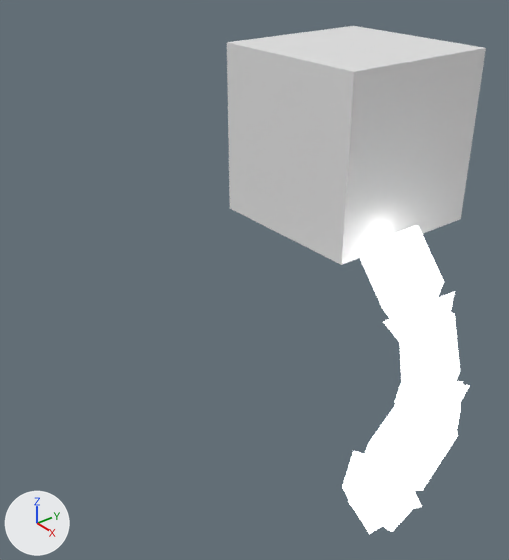
An edit to the Blender file Brazos.blend, drawn before and after from the same camera.
Both versions are drawn from a 50 mm lens placed at (4.58, -5.39, 3.18), pointed at (-0.46, -1.45, -0.22). The lights are fixed; the arrows at lower left show +X, +Y and +Z.

In view in the first picture: 'Cube', 'primer_brazo', 'segundo_brazo', 'tercer_brazo'.
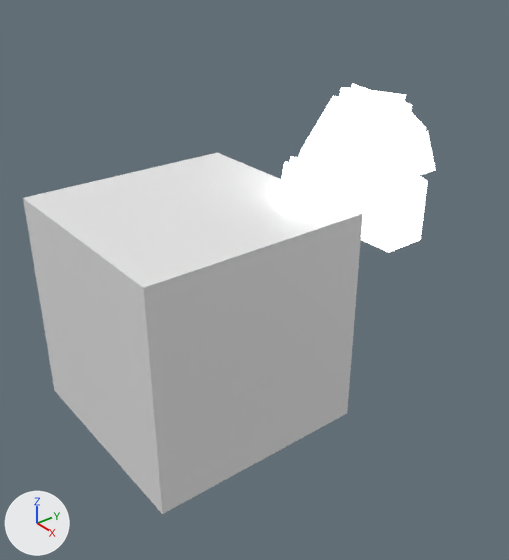
Boxes [x1, y1, x2, y2] around the edits, measured in the pictures (509 x 560 px):
'Cube', moved
    before: [227, 26, 486, 265]
    after: [23, 153, 363, 514]
'tercer_brazo', moved, turned
    before: [342, 392, 458, 534]
    after: [278, 96, 392, 216]
'primer_brazo', turned
    before: [360, 225, 455, 344]
    after: [361, 131, 436, 253]
'segundo_brazo', moved, turned
    before: [395, 311, 470, 429]
    after: [340, 83, 426, 174]

The edits, one by one:
Object 'primer_brazo' (ob_primer_brazo) turns from (0, 50, 360) to (0, -90, 0) degrees about x, y and z.
Object 'segundo_brazo' (ob_segundo_brazo) moves from (0.64, 0.0, -0.77) to (0.0, 0.0, 1.0).
Object 'segundo_brazo' (ob_segundo_brazo) turns from (0, 30, 318) to (0, -29, 290) degrees about x, y and z.
Object 'tercer_brazo' (ob_tercer_brazo) moves from (1.29, -0.59, -1.26) to (0.3, -0.82, 1.48).
Object 'tercer_brazo' (ob_tercer_brazo) turns from (0, 30, 278) to (0, 31, 290) degrees about x, y and z.
Object 'Cube' (ob_cube) moves from (-1.11, 0.44, 0.81) to (0.0, -2.5, 0.0).
